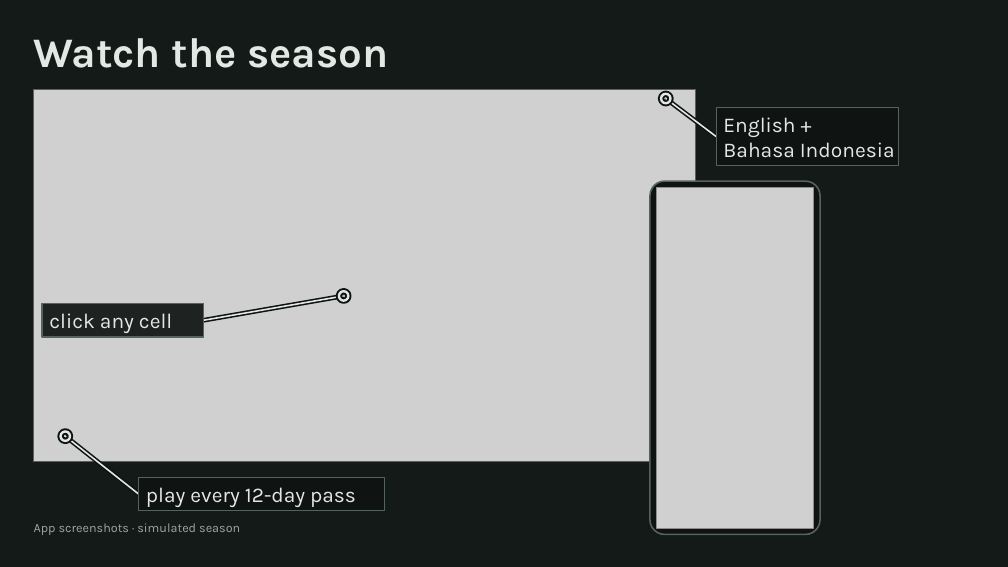
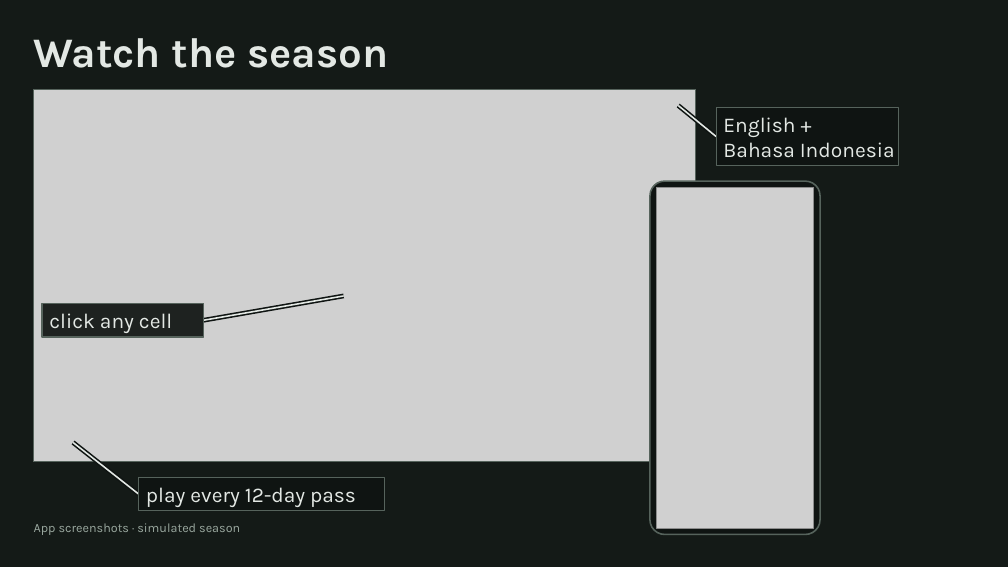
Before and after one commit to gothitbytrucksotruckman/NapasGambut, a slide deck: slide 5 of Napas_Gambut_deck.pptx. Drawn at 1008x567 pixels with LibreOffice and Linux fonts; fonts in the diff are those of the drawing; grey boxes stand for pictures. Boxes give left, top, right and bottom in pixels: in the first picture for what was removed or moved away, otherwise in the second. Text is boxed around its words. In the diff, an @@ line names an element or a change of style, - is before the commit and + after.

```diff
--- a/Napas_Gambut_deck.pptx
+++ b/Napas_Gambut_deck.pptx
@@ ellipse removed at [661,94,670,103] @@
@@ ellipse removed at [661,94,670,103] @@
@@ line moved from (666, 98) - (716, 137) to (678, 106) - (716, 137) @@
@@ line moved from (666, 98) - (716, 137) to (678, 106) - (716, 137) @@
@@ ellipse removed at [339,291,348,300] @@
@@ ellipse removed at [339,291,348,300] @@
@@ ellipse removed at [60,432,70,441] @@
@@ ellipse removed at [60,432,70,441] @@
@@ line moved from (65, 436) - (138, 494) to (73, 442) - (138, 494) @@
@@ line moved from (65, 436) - (138, 494) to (73, 442) - (138, 494) @@
```
Also in this commit, not shown: 5 other slides changed, 7 other files.
